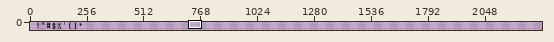
Pixel-art file -- assets/simplefont.aseprite. The picture above shows the old version from afar; the outline marks the close-up.
Close-up. As it was:
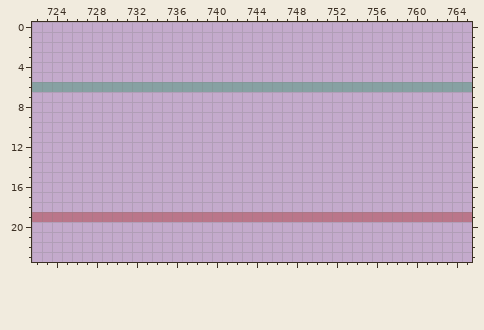
2304x24 pixels, 1 frame. Shown: x 722..765, y 0..23. The commit also changed other parts of the picture, which this record leaves out.
And afterwards:
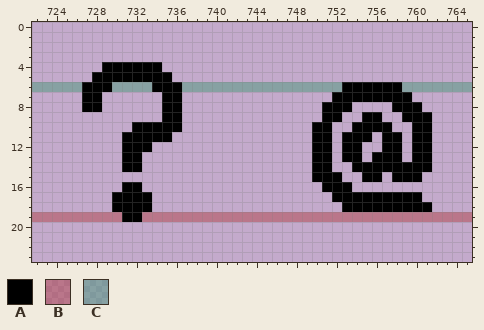
Palette (. is transparent): A #000000  B #ac32326e  C #37946e6e
What changed:
--- layer "Layer 2"
@@ x 722..765 @@
  3 ............................................
- 4 ............................................
- 5 ............................................
- 6 CCCCCCCCCCCCCCCCCCCCCCCCCCCCCCCCCCCCCCCCCCCC
- 7 ............................................
- 8 ............................................
- 9 ............................................
-10 ............................................
-11 ............................................
-12 ............................................
-13 ............................................
-14 ............................................
-15 ............................................
-16 ............................................
-17 ............................................
-18 ............................................
-19 BBBBBBBBBBBBBBBBBBBBBBBBBBBBBBBBBBBBBBBBBBBB
+ 4 .......AAAAAA...............................
+ 5 ......AAAAAAAA..............................
+ 6 CCCCCAAACCCCAAACCCCCCCCCCCCCCCCAAAAAACCCCCCC
+ 7 .....AA......AA...............AAAAAAAA......
+ 8 .....AA......AA..............AAA....AAA.....
+ 9 .............AA..............AA..AA..AAA....
+10 ..........AAAAA.............AA..AAAA..AA....
+11 .........AAAAA..............AA.AAA.AA.AA....
+12 .........AAA................AA.AA..AA.AA....
+13 .........AA.................AA.AA.AAA.AA....
+14 .........AA.................AA..AAAAAAAA....
+15 ............................AAA..AA.AAA.....
+16 .........AA..................AAA............
+17 ........AAAA..................AAAAAAAAA.....
+18 ........AAAA...................AAAAAAAAA....
+19 BBBBBBBBBAABBBBBBBBBBBBBBBBBBBBBBBBBBBBBBBBB
 20 ............................................
Boxes around the changes in both close-ups, in picture pixels (x1, y1, x2, y2):
changed: (82, 62, 182, 222)
changed: (312, 82, 432, 212)
